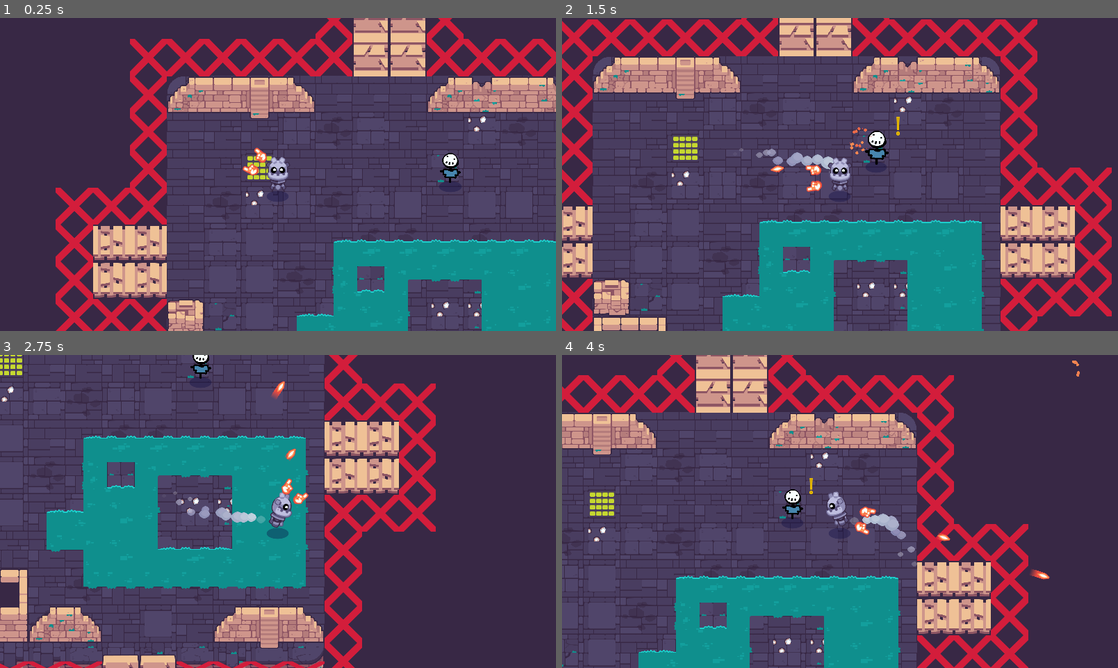
Above: before the commit, frames 1-4 (two rows, left to right).
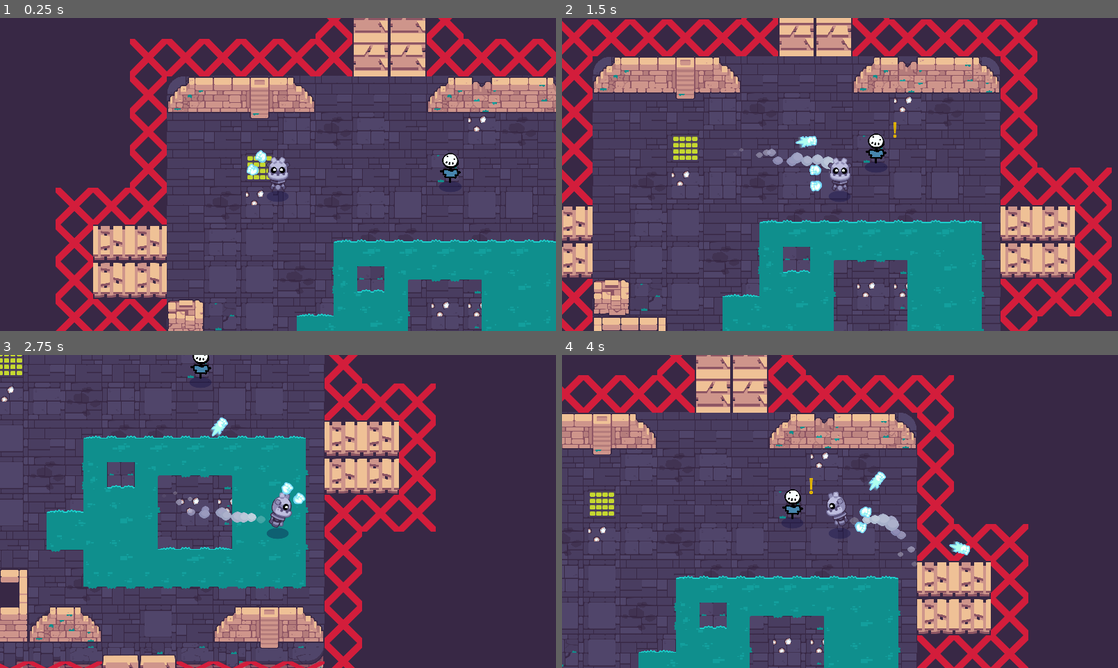
Above: after the commit, the same moments.

Repository: DavidZajicek/Sorcerers-Challenge
Game: Godot game, scene res://rooms/TestRoom.tscn
Two runs of this game, one before a commit and one after it. Both use one fixed random seed, a clock stepped at 60 frames per second and the inputs below. Before the commit the project has no main scene; this scene is started directly in both runs. Sound files missing from this copy of the repository are replaced by a short silence.
Inputs (mouse positions are in pixels of both pictures, inside the frame that each line leads up to):
- Up to frame 1 (0.25 s): no input
- Up to frame 2 (1.5 s): move the mouse to (962, 158) at 0.52 s; press the mouse at (962, 158) at 0.53 s; hold D (move_right) 0.53-1.28 s; move the mouse to (728, 190) at 1.27 s; release the mouse at (728, 190) at 1.28 s; hold S (move_down) from 1.28 s (still down); click (728, 190) at 1.35 s
- Up to frame 3 (2.75 s): move the mouse to (333, 442) at 2.02 s; release S (move_down) at 2.03 s; press the mouse at (333, 442) at 2.03 s; hold D (move_right) from 2.03 s (still down)
- Up to frame 4 (4 s): move the mouse to (812, 574) at 2.77 s; release D (move_right) at 2.78 s; release the mouse at (812, 574) at 2.78 s; hold W (move_up) 2.78-3.53 s; click (812, 574) at 2.85 s; move the mouse to (1006, 558) at 3.52 s; press the mouse at (1006, 558) at 3.53 s; hold A (move_left) from 3.53 s (still down)

The runs differ from the first frame. In frame 1, 0.1% of the frame differs, in the area x 43-48%, y 41-51%; in frame 2, 0.5%, in the area x 37-61%, y 31-56%; in frame 3, 0.4%; in frame 4, 0.5%.

Commit message:
added base ice spell

Diff:
--- /dev/null
+++ b/bullets/ice_fist/IceFist.gd
@@ -0,0 +1,20 @@
+extends Bullet
+
+onready var _animation_player := $AnimationPlayer as AnimationPlayer
+onready var _ice_splash_particles := $IceSplashParticles2D as Particles2D
+
+
+func _ready() -> void:
+	_animation_player.connect("animation_finished", self, "_on_AnimationPlayer_animation_finished")
+	_animation_player.play("spawn")
+
+
+func _destroy():
+	_disable()
+	_audio.play()
+	_animation_player.play("destroy")
+
+
+func _on_AnimationPlayer_animation_finished(anim_name: String) -> void:
+	if anim_name == "destroy":
+		queue_free()
--- /dev/null
+++ b/bullets/ice_fist/IceFist.tscn
@@ -0,0 +1,189 @@
+[gd_scene load_steps=10 format=2]
+
+[ext_resource path="res://bullets/ice_fist/IceFist.gd" type="Script" id=1]
+[ext_resource path="res://bullets/ice_fist/IceSplashParticles2D.tscn" type="PackedScene" id=3]
+[ext_resource path="res://bullets/ice_fist/ice.png" type="Texture" id=4]
+[ext_resource path="res://bullets/ice_fist/hit_ice.wav" type="AudioStream" id=5]
+[ext_resource path="res://bullets/ice_fist/ice_trail.png" type="Texture" id=6]
+
+[sub_resource type="CircleShape2D" id=1]
+radius = 15.5852
+
+[sub_resource type="Animation" id=3]
+length = 0.001
+tracks/0/type = "bezier"
+tracks/0/path = NodePath("Sprite/Trail:scale:x")
+tracks/0/interp = 1
+tracks/0/loop_wrap = true
+tracks/0/imported = false
+tracks/0/enabled = true
+tracks/0/keys = {
+"points": PoolRealArray( 1e-05, -0.25, 0, 0.25, 0 ),
+"times": PoolRealArray( 0 )
+}
+tracks/1/type = "bezier"
+tracks/1/path = NodePath("Sprite/Trail:scale:y")
+tracks/1/interp = 1
+tracks/1/loop_wrap = true
+tracks/1/imported = false
+tracks/1/enabled = true
+tracks/1/keys = {
+"points": PoolRealArray( 1, -0.25, 0, 0.25, 0 ),
+"times": PoolRealArray( 0 )
+}
+tracks/2/type = "bezier"
+tracks/2/path = NodePath("Sprite:scale:x")
+tracks/2/interp = 1
+tracks/2/loop_wrap = true
+tracks/2/imported = false
+tracks/2/enabled = true
+tracks/2/keys = {
+"points": PoolRealArray( 1e-05, -0.25, 0, 0.25, 0 ),
+"times": PoolRealArray( 0 )
+}
+tracks/3/type = "bezier"
+tracks/3/path = NodePath("Sprite:scale:y")
+tracks/3/interp = 1
+tracks/3/loop_wrap = true
+tracks/3/imported = false
+tracks/3/enabled = true
+tracks/3/keys = {
+"points": PoolRealArray( 1e-05, -0.25, 0, 0.25, 0 ),
+"times": PoolRealArray( 0 )
+}
+tracks/4/type = "value"
+tracks/4/path = NodePath("IceSplashParticles2D:emitting")
+tracks/4/interp = 1
+tracks/4/loop_wrap = true
+tracks/4/imported = false
+tracks/4/enabled = true
+tracks/4/keys = {
+"times": PoolRealArray( 0 ),
+"transitions": PoolRealArray( 1 ),
+"update": 1,
+"values": [ false ]
+}
+
+[sub_resource type="Animation" id=4]
+resource_name = "destroy"
+tracks/0/type = "method"
+tracks/0/path = NodePath(".")
+tracks/0/interp = 1
+tracks/0/loop_wrap = true
+tracks/0/imported = false
+tracks/0/enabled = true
+tracks/0/keys = {
+"times": PoolRealArray( 1 ),
+"transitions": PoolRealArray( 1 ),
+"values": [ {
+"args": [  ],
+"method": "queue_free"
+} ]
+}
+tracks/1/type = "bezier"
+tracks/1/path = NodePath("Sprite:scale:x")
+tracks/1/interp = 1
+tracks/1/loop_wrap = true
+tracks/1/imported = false
+tracks/1/enabled = true
+tracks/1/keys = {
+"points": PoolRealArray( 1, -0.25, 0, 0.25, 0, 1e-05, -0.25, 0, 0.25, 0 ),
+"times": PoolRealArray( 0, 0.1 )
+}
+tracks/2/type = "bezier"
+tracks/2/path = NodePath("Sprite:scale:y")
+tracks/2/interp = 1
+tracks/2/loop_wrap = true
+tracks/2/imported = false
+tracks/2/enabled = true
+tracks/2/keys = {
+"points": PoolRealArray( 1, -0.25, 0, 0.25, 0, 1e-05, -0.25, 0, 0.25, 0 ),
+"times": PoolRealArray( 0, 0.1 )
+}
+tracks/3/type = "value"
+tracks/3/path = NodePath("IceSplashParticles2D:emitting")
+tracks/3/interp = 1
+tracks/3/loop_wrap = true
+tracks/3/imported = false
+tracks/3/enabled = true
+tracks/3/keys = {
+"times": PoolRealArray( 0 ),
+"transitions": PoolRealArray( 1 ),
+"update": 1,
+"values": [ true ]
+}
+
+[sub_resource type="Animation" id=2]
+resource_name = "spawn"
+length = 0.4
+tracks/0/type = "bezier"
+tracks/0/path = NodePath("Sprite/Trail:scale:x")
+tracks/0/interp = 1
+tracks/0/loop_wrap = true
+tracks/0/imported = false
+tracks/0/enabled = true
+tracks/0/keys = {
+"points": PoolRealArray( 1e-05, -0.25, 0, 0.25, 0, 1, -0.25, 0, 0.25, 0 ),
+"times": PoolRealArray( 0, 0.4 )
+}
+tracks/1/type = "bezier"
+tracks/1/path = NodePath("Sprite/Trail:scale:y")
+tracks/1/interp = 1
+tracks/1/loop_wrap = true
+tracks/1/imported = false
+tracks/1/enabled = true
+tracks/1/keys = {
+"points": PoolRealArray( 1, -0.25, 0, 0.25, 0, 1, -0.25, 0, 0.25, 0 ),
+"times": PoolRealArray( 0, 0.4 )
+}
+tracks/2/type = "bezier"
+tracks/2/path = NodePath("Sprite:scale:x")
+tracks/2/interp = 1
+tracks/2/loop_wrap = true
+tracks/2/imported = false
+tracks/2/enabled = true
+tracks/2/keys = {
+"points": PoolRealArray( 0.5, -0.25, 0, 0.25, 0, 1, -0.25, 0, 0.25, 0 ),
+"times": PoolRealArray( 0, 0.1 )
+}
+tracks/3/type = "bezier"
+tracks/3/path = NodePath("Sprite:scale:y")
+tracks/3/interp = 1
+tracks/3/loop_wrap = true
+tracks/3/imported = false
+tracks/3/enabled = true
+tracks/3/keys = {
+"points": PoolRealArray( 0.5, -0.25, 0, 0.25, 0, 1, -0.25, 0, 0.25, 0 ),
+"times": PoolRealArray( 0, 0.1 )
+}
+
+[node name="IceFist" type="Area2D"]
+collision_layer = 0
+collision_mask = 18
+script = ExtResource( 1 )
+speed = 300.0
+damage = 3
+
+[node name="Sprite" type="Sprite" parent="."]
+scale = Vector2( 1e-05, 1e-05 )
+texture = ExtResource( 4 )
+
+[node name="Trail" type="Sprite" parent="Sprite"]
+show_behind_parent = true
+scale = Vector2( 1e-05, 1 )
+texture = ExtResource( 6 )
+offset = Vector2( -33, 0 )
+
+[node name="CollisionShape2D" type="CollisionShape2D" parent="."]
+shape = SubResource( 1 )
+
+[node name="AnimationPlayer" type="AnimationPlayer" parent="."]
+anims/RESET = SubResource( 3 )
+anims/destroy = SubResource( 4 )
+anims/spawn = SubResource( 2 )
+
+[node name="AudioStreamPlayer2D" type="AudioStreamPlayer2D" parent="."]
+stream = ExtResource( 5 )
+bus = "SFX"
+
+[node name="IceSplashParticles2D" parent="." instance=ExtResource( 3 )]
--- a/project.godot
+++ b/project.godot
@@ -58,6 +58,11 @@
 "class": "SpellHolder",
 "language": "GDScript",
 "path": "res://robot/SpellHolder.gd"
+}, {
+"base": "Spell",
+"class": "SpellIcePunch",
+"language": "GDScript",
+"path": "res://spells/ice_punch/SpellIcePunch.gd"
 }, {
 "base": "Area2D",
 "class": "Teleporter",
@@ -80,6 +85,7 @@
 "Spell": "",
 "SpellBasicFire": "",
 "SpellHolder": "",
+"SpellIcePunch": "",
 "Teleporter": "",
 "UIHealthBar": ""
 }
@@ -87,6 +93,7 @@
 [application]
 
 config/name="Learn to Code: final game project - start"
+run/main_scene="res://rooms/TestRoom.tscn"
 config/icon="res://icon.png"
 
 [debug]
@@ -100,8 +107,6 @@
 
 window/size/width=1920
 window/size/height=1080
-window/size/fullscreen=true
-window/dpi/allow_hidpi=true
 window/stretch/mode="2d"
 window/stretch/aspect="keep"
 
--- a/robot/Robot.tscn
+++ b/robot/Robot.tscn
@@ -8,7 +8,7 @@
 [ext_resource path="res://robot/Robot.gd" type="Script" id=6]
 [ext_resource path="res://props/shadow/Shadow.tscn" type="PackedScene" id=7]
 [ext_resource path="res://robot/death_03.wav" type="AudioStream" id=8]
-[ext_resource path="res://spells/fire_basic/SpellBasicFire.tscn" type="PackedScene" id=16]
+[ext_resource path="res://spells/ice_punch/SpellIcePunch.tscn" type="PackedScene" id=9]
 [ext_resource path="res://robot/smoke.png" type="Texture" id=17]
 
 [sub_resource type="Animation" id=5]
@@ -313,7 +313,7 @@
 collision_mask = 0
 monitoring = false
 script = ExtResource( 3 )
-spell_scene = ExtResource( 16 )
+spell_scene = ExtResource( 9 )
 
 [node name="SpellSpawningPoint" type="Position2D" parent="SpellHolder"]
 position = Vector2( 77, 0 )
--- /dev/null
+++ b/spells/ice_punch/SpellIcePunch.gd
@@ -0,0 +1,12 @@
+class_name SpellIcePunch
+extends Spell
+
+
+func _physics_process(delta: float) -> void:
+	if Input.is_action_just_pressed("shoot") and _cooldown_timer.is_stopped():
+		shoot()
+
+
+func shoot() -> void:
+	_cooldown_timer.start()
+	.shoot()
--- /dev/null
+++ b/spells/ice_punch/SpellIcePunch.tscn
@@ -0,0 +1,20 @@
+[gd_scene load_steps=5 format=2]
+
+[ext_resource path="res://spells/ice_punch/SpellIcePunch.gd" type="Script" id=1]
+[ext_resource path="res://spells/ice_punch/hand_ice.png" type="Texture" id=2]
+[ext_resource path="res://spells/fire_basic/SpellBasicFire.tscn" type="PackedScene" id=3]
+[ext_resource path="res://bullets/ice_fist/IceFist.tscn" type="PackedScene" id=4]
+
+[node name="SpellIcePunch" instance=ExtResource( 3 )]
+script = ExtResource( 1 )
+bullet_scene = ExtResource( 4 )
+random_angle_degrees = 5.0
+max_range = 2000.0
+max_bullet_speed = 300.0
+fire_rate = 1.0
+
+[node name="HandLeft" parent="." index="1"]
+texture = ExtResource( 2 )
+
+[node name="HandRight" parent="." index="2"]
+texture = ExtResource( 2 )
